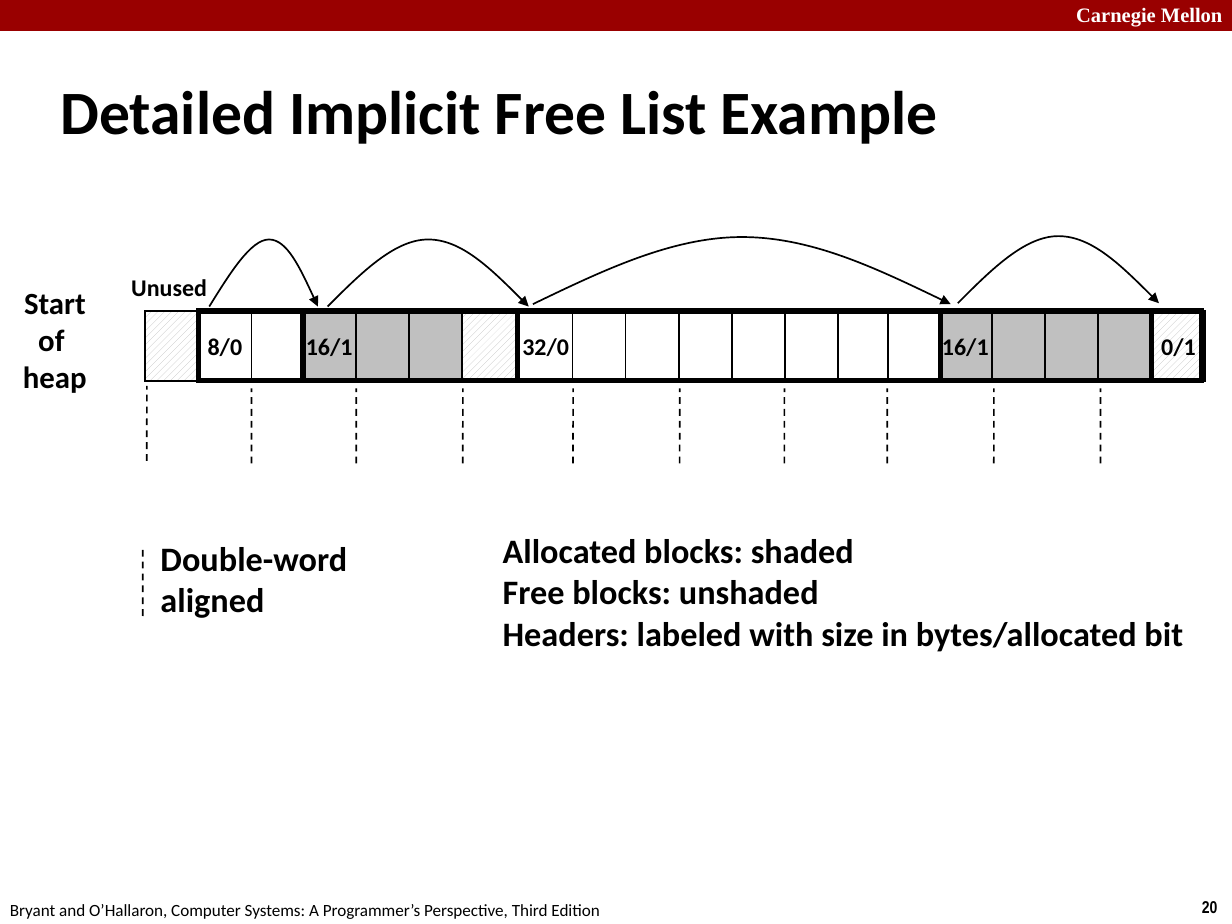
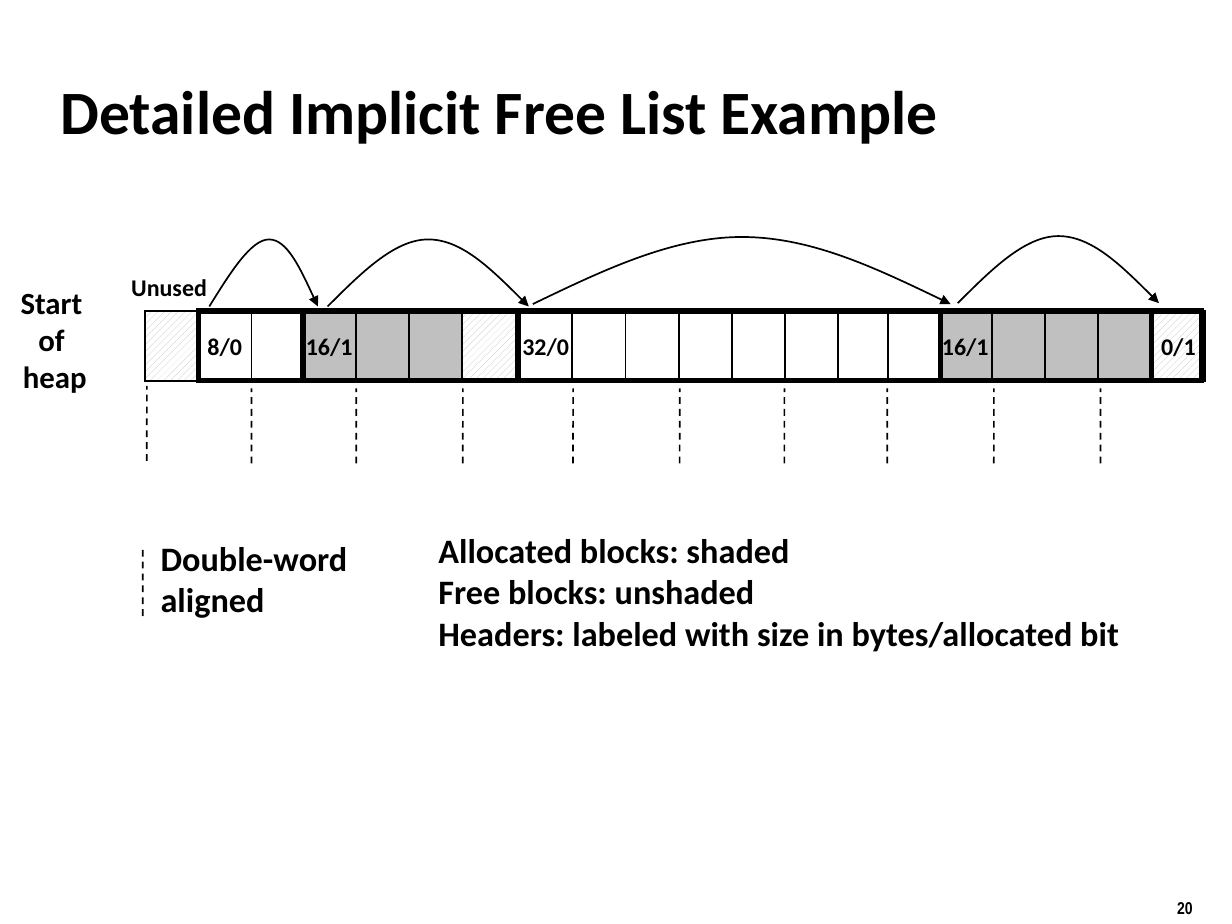
Before and after one commit to tntech-ngin/F24-CSC2770, a slide deck: slide 20 of docs/lectures_source/lectures/originals/19-malloc-basic.pptx. Drawn at 1232x924 pixels with LibreOffice and Linux fonts; fonts in the diff are those of the drawing. Boxes give left, top, right and bottom in pixels: in the first picture for what was removed or moved away, otherwise in the second. Text is boxed around its words. In the diff, an @@ line names an element or a change of style, - is before the commit and + after.

```diff
--- a/docs/lectures_source/lectures/originals/19-malloc-basic.pptx
+++ b/docs/lectures_source/lectures/originals/19-malloc-basic.pptx
@@ rectangle removed at (0,0,1232,31) @@
@@ text removed at (1076,7,1222,27) @@
-Carnegie Mellon
@@ text "Allocated blocks: shaded": place and size @@
-text "Allocated blocks: shaded" at (503,539,1183,652)
+text "Allocated blocks: shaded" at (438,539,1119,652)
@@ page number: place and size @@
-page number at (1202,901,1218,913)
+page number at (1177,902,1193,914)
@@ text removed at (10,904,599,919) @@
-Bryant and O’Hallaron, Computer Systems: A Programmer’s Perspective, Third Edition
```
Also in this commit, not shown: 32 other slides changed, 43 other files.
